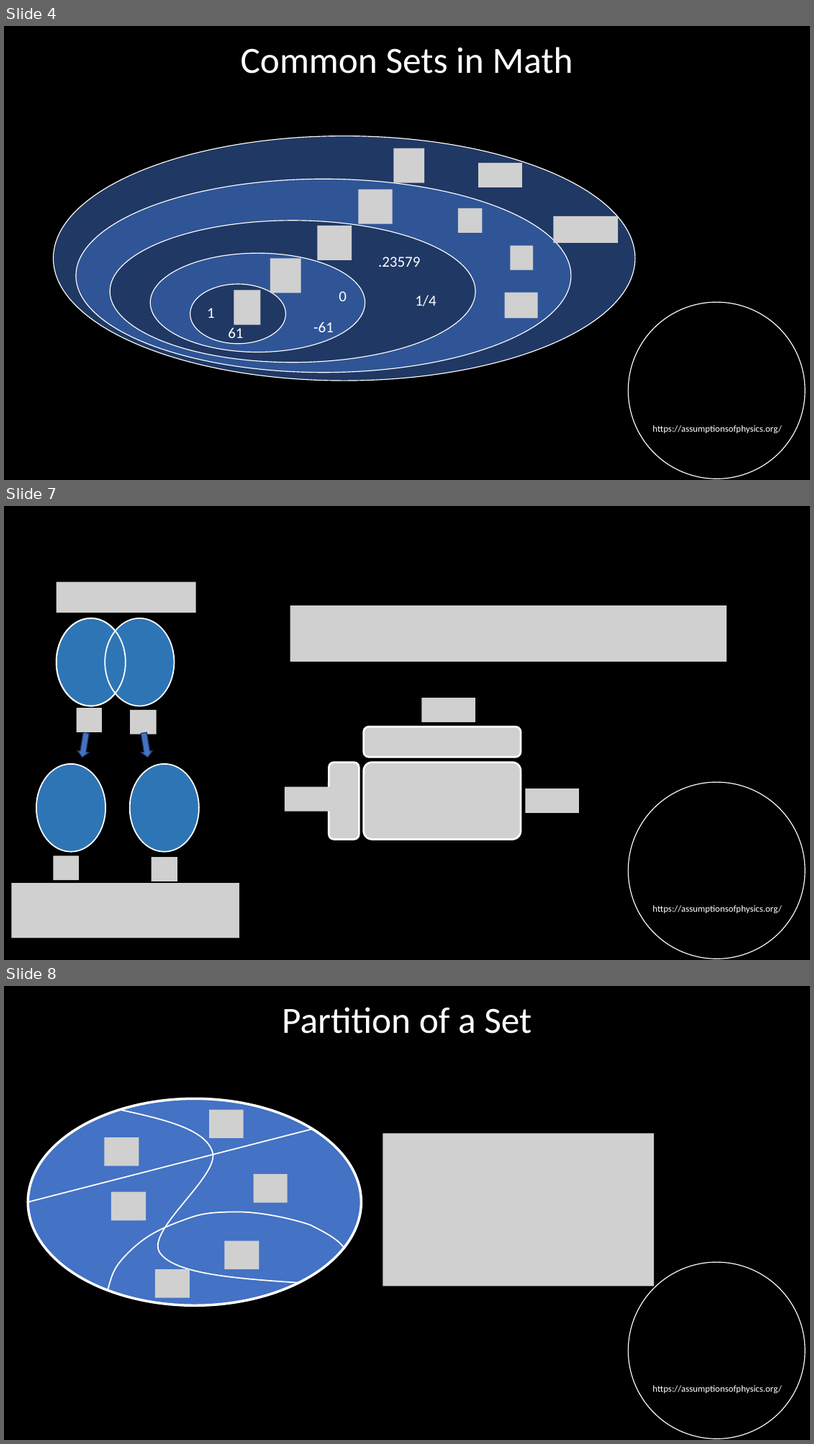
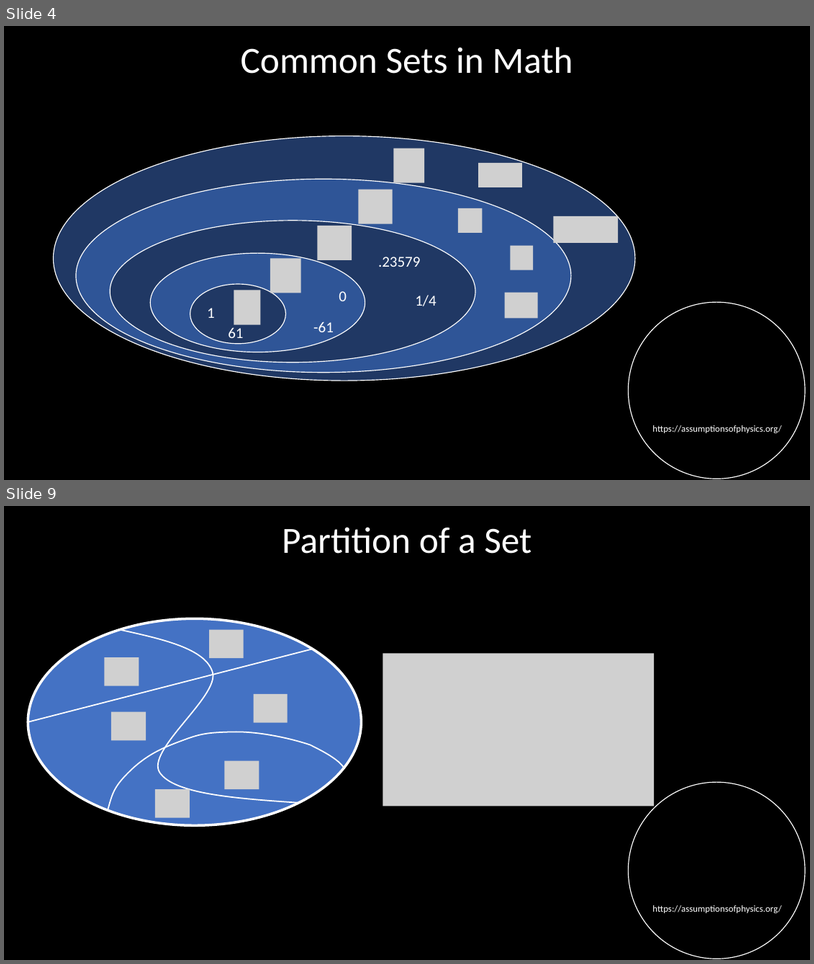
Before and after one commit to assumptionsofphysics/slides, a slide deck: Set Theory 112623.pptx. Shown one above the other, each under a label of ours: slides 4, 7 and 8 before the commit, slides 4 and 9 after it; the slides between them are not shown. The pictures are 814x1444 and 814x964 pixels, drawn with LibreOffice and Linux fonts; fonts in the diff are those of the drawing; grey boxes stand for pictures; background and template pictures are left out. Boxes give left, top, right and bottom in pixels: in the first picture for what was removed or moved away, otherwise in the second. Text is boxed around its words. In the diff, an @@ line names an element or a change of style, - is before the commit and + after.

```diff
--- a/Set Theory 112623.pptx
+++ b/Set Theory 112623.pptx
@@ slide 7 removed at [4, 506, 810, 960], background #000000; not listed: 2 template elements that a slide beside it also shows @@
@@ picture removed at [56, 582, 196, 613] @@
@@ picture removed at [290, 606, 727, 662] @@
@@ ellipse removed at [56, 618, 126, 705] @@
@@ ellipse removed at [56, 618, 126, 705] @@
@@ ellipse removed at [105, 618, 175, 705] @@
@@ picture removed at [422, 698, 476, 722] @@
@@ picture removed at [77, 708, 102, 731] @@
@@ picture removed at [131, 710, 157, 734] @@
@@ down arrow removed at [77, 732, 93, 759] @@
@@ down arrow removed at [138, 732, 154, 759] @@
@@ picture removed at [364, 727, 521, 757] @@
@@ ellipse removed at [36, 764, 106, 852] @@
@@ ellipse removed at [130, 764, 199, 852] @@
@@ picture removed at [329, 762, 359, 839] @@
@@ picture removed at [364, 762, 521, 839] @@
@@ picture removed at [285, 787, 339, 811] @@
@@ picture removed at [525, 788, 579, 813] @@
@@ picture removed at [53, 856, 78, 880] @@
@@ picture removed at [152, 857, 178, 881] @@
@@ picture removed at [11, 883, 239, 938] @@
@@ what was slide 8 is now slide 9 @@
```
Also in this commit, not shown: 2 slides changed, 3 slides added.
